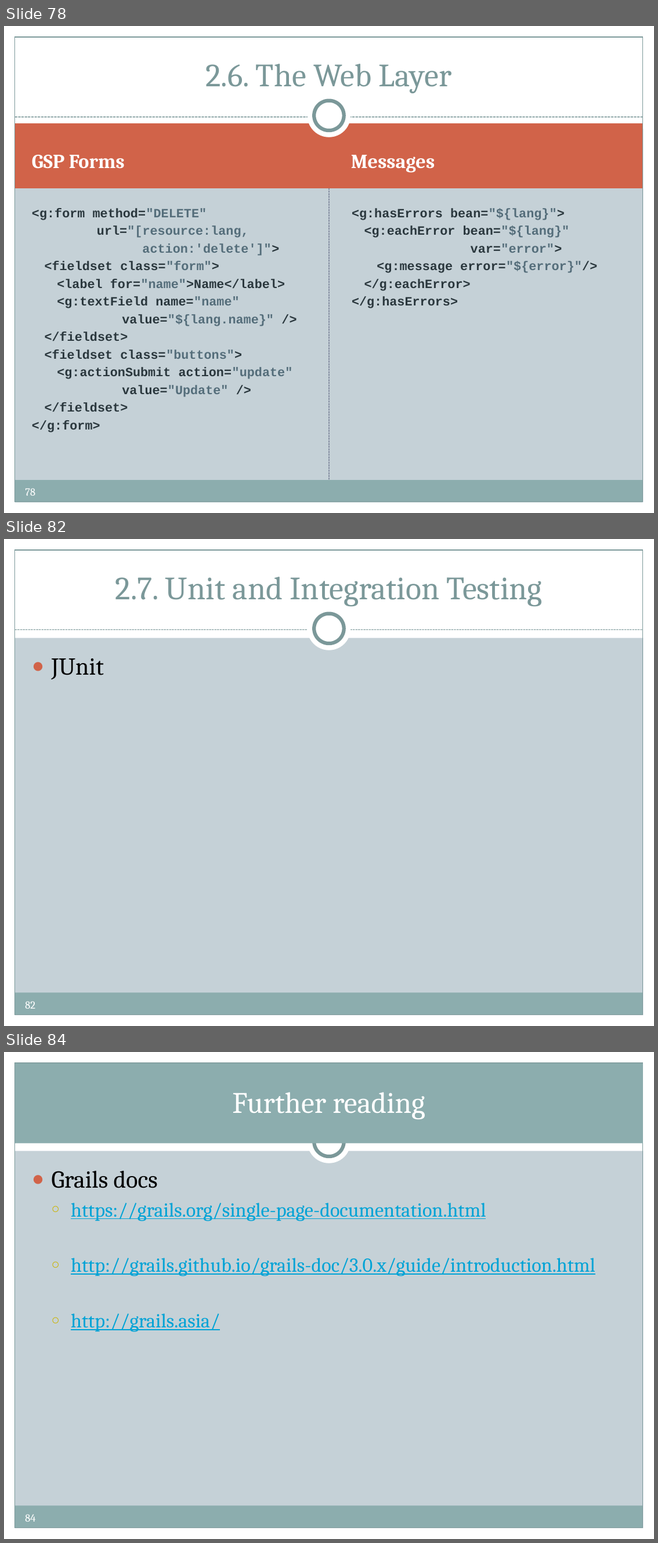
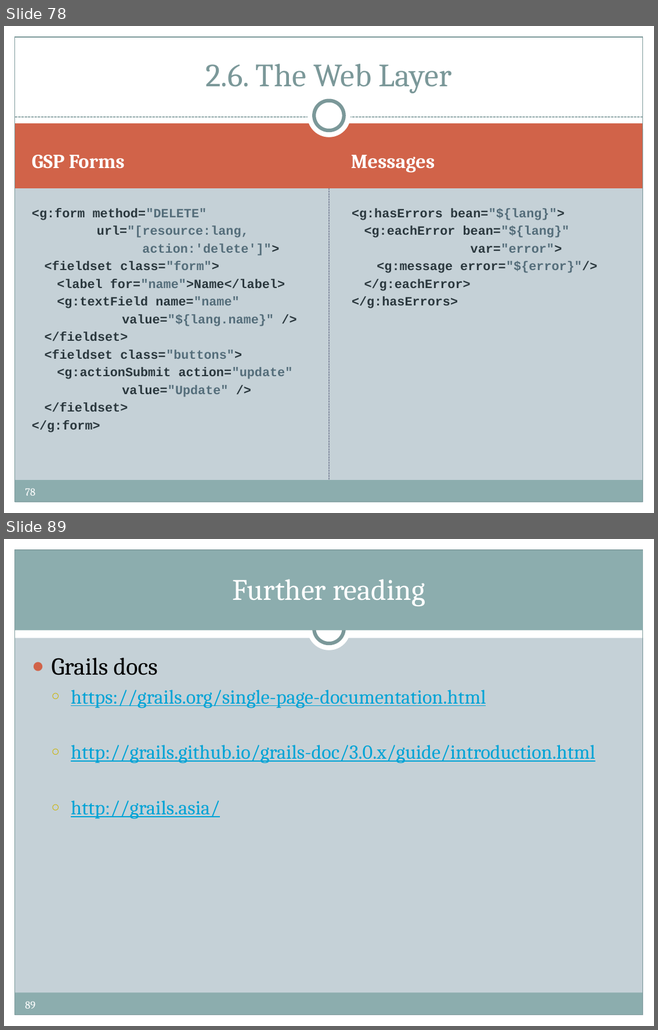
Before and after one commit to pronoide/groovy-and-grails-training-greach-2015, a slide deck: ppts/GROOVY & GRAILS.pptx. Shown one above the other, each under a label of ours: slides 78, 82 and 84 before the commit, slides 78 and 89 after it; the slides between them are not shown. The pictures are 658x1543 and 658x1030 pixels, drawn with LibreOffice and Linux fonts; fonts in the diff are those of the drawing; background and template pictures are left out. Boxes give left, top, right and bottom in pixels: in the first picture for what was removed or moved away, otherwise in the second. Text is boxed around its words. In the diff, an @@ line names an element or a change of style, - is before the commit and + after.

```diff
--- a/ppts/GROOVY & GRAILS.pptx
+++ b/ppts/GROOVY & GRAILS.pptx
@@ slide 82 removed at [4,539,654,1026], background #C5D1D7; not listed: 10 template elements that a slide beside it also shows @@
@@ title removed at [115,577,542,606] @@
-2.7. Unit and Integration Testing
@@ text removed at [52,658,104,679] @@
-● JUnit
@@ what was slide 84 is now slide 89 @@
@@ page number at [25,1001,35,1009]: text changed @@
-84
+89
```
Also in this commit, not shown: 4 slides changed, 6 slides added.
